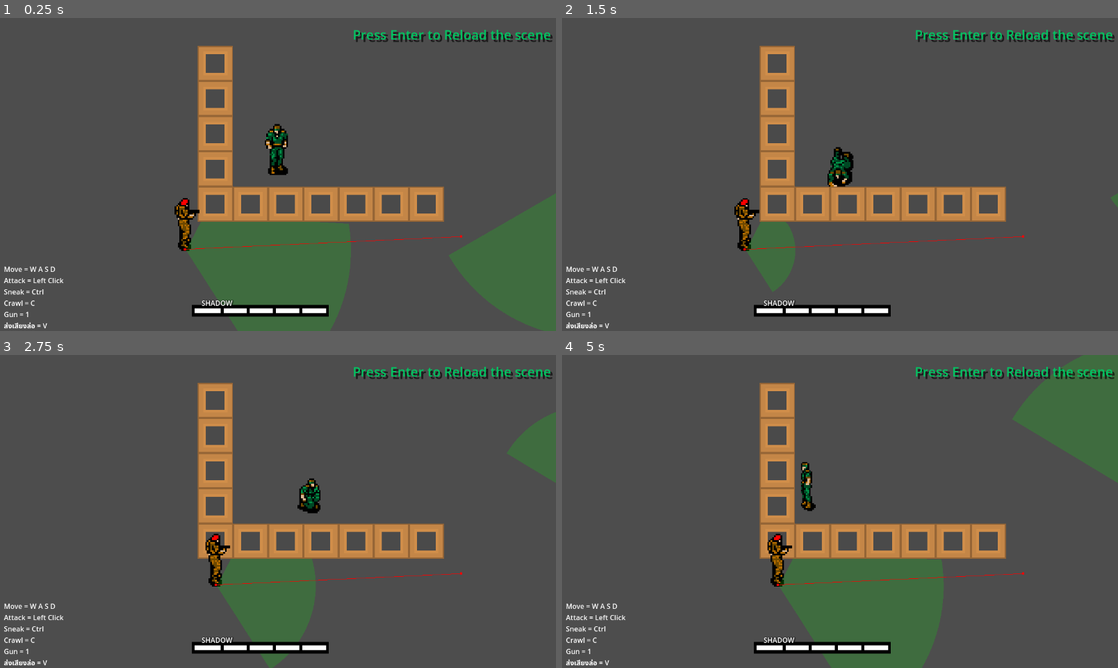
Above: before the commit, frames 1-4 (two rows, left to right).
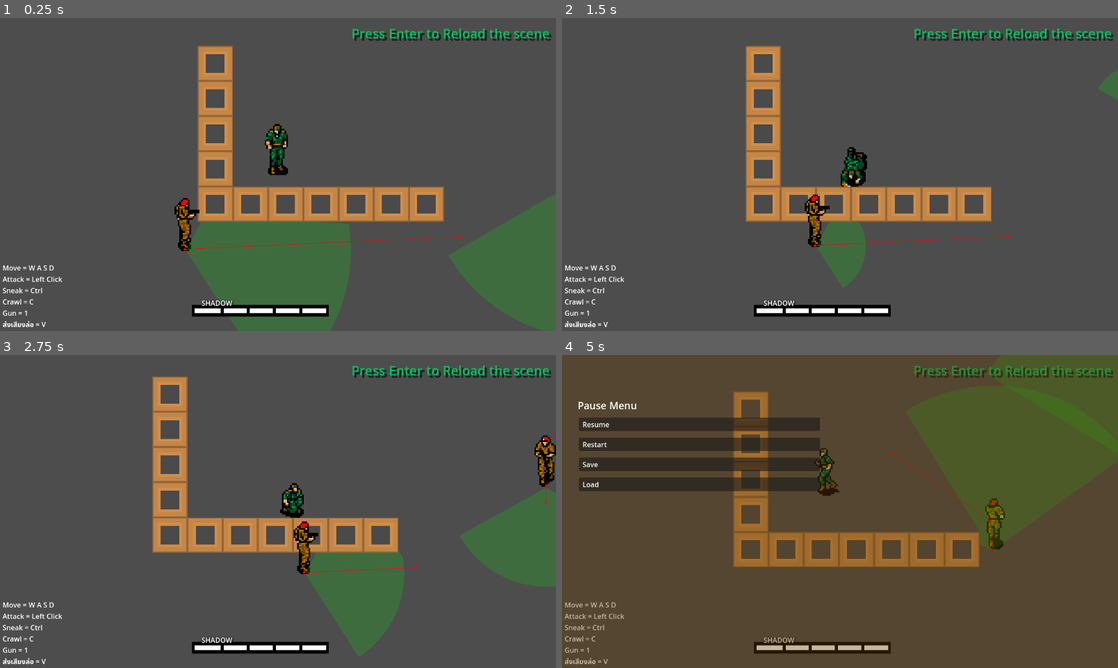
Above: after the commit, the same moments.

Repository: Heisenberg-87s/project_gus
Game: Godot game, scene res://playground.tscn
Two runs of this game, one before a commit and one after it. Both use one fixed random seed, a clock stepped at 60 frames per second and the inputs below. Video files are missing from this copy of the repository; at most half a second of black plays in their place.
Inputs (mouse positions are in pixels of both pictures, inside the frame that each line leads up to):
- Up to frame 1 (0.25 s): no input
- Up to frame 2 (1.5 s): tap Enter (reload_scene) at 0.5, 1.25 s; move the mouse to (962, 158) at 0.52 s; hold D (right) 0.53-1.28 s; hold C (crawl) 0.53-1.28 s; click (962, 158) at 0.6 s; move the mouse to (728, 190) at 1.27 s; hold S (down) from 1.28 s (still down); tap C (crawl) at 1.35 s
- Up to frame 3 (2.75 s): tap Ctrl (sneak) at 1.55 s; tap Enter (reload_scene) at 2 s; move the mouse to (333, 442) at 2.02 s; release S (down) at 2.03 s; hold D (right) from 2.03 s (still down); hold Ctrl (sneak) from 2.03 s (still down); click (333, 442) at 2.3 s
- Up to frame 4 (5 s): tap Enter (reload_scene) at 2.75, 3.5, 4.15, 4.25 s; move the mouse to (812, 574) at 2.77 s; release D (right) at 2.78 s; release Ctrl (sneak) at 2.78 s; hold W (up) 2.78-3.53 s; click (812, 574) at 2.85 s; tap C (crawl) at 3.05 s; move the mouse to (1006, 558) at 3.52 s; hold C (crawl) 3.53-4.28 s; hold A (left) from 3.53 s (still down); tap Ctrl (sneak) at 3.8 s; move the mouse to (673, 464) at 4.27 s; tap Shift (run) at 4.35 s; click (673, 464) at 4.55 s; tap Escape (pause, bound only after the commit) at 4.9 s

The runs differ from the first frame. In frame 1, 1.4% of the frame differs, in the area x 0-100%, y 3-100%; in frame 2, 11%; in frame 3, 23%; in frame 4, 96%, in the area x 0-100%, y 0-100%.

Commit message:
Pause menu

Diff:
--- a/crawl_test.tscn
+++ b/crawl_test.tscn
@@ -612,7 +612,35 @@
 
 [node name="Enemy" parent="Ysortobject" instance=ExtResource("2_fj53n")]
 position = Vector2(692, 297)
+speed = 120.0
+acceleration = 1400.0
+arrival_distance = 8.0
+wait_time_at_point = 0.1
 patrol_root_path = NodePath("PatrolPoints")
+loop_patrol = true
+ping_patrol = false
+sight_distance = 300.0
+sight_fov_deg = 120.0
+sight_rays = 36
+sight_debug = true
+sight_debug_color_clear = Color(0, 1, 0, 0.18)
+sight_debug_color_alert = Color(1, 0, 0, 0.25)
+muzzle_path = NodePath("")
+combat_pause_duration = 0.6
+combat_search_duration = 10.0
+combat_sight_multiplier = 1.5
+combat_move_speed = 160.0
+stealth_sneak_multiplier = 0.6
+stealth_crawl_multiplier = 0.3
+apply_stealth_to_sight_visual = true
+combat_scan = true
+combat_scan_interval = 0.45
+stun_duration = 1.0
+stun_cooldown_min = 8.0
+stun_cooldown_max = 10.0
+attack_cooldown = 0.1
+muzzle_offset = Vector2(0, 0)
+projectile_speed = 1000.0
 
 [node name="NavTimer" type="Timer" parent="Ysortobject/Enemy"]
 autostart = true
@@ -629,6 +657,5 @@
 [node name="Health_bar" parent="UI" instance=ExtResource("4_23vdc")]
 
 [node name="GameOverUI" parent="UI" instance=ExtResource("5_on1fq")]
-visible = false
 
 [connection signal="timeout" from="Ysortobject/Enemy/NavTimer" to="Ysortobject/Enemy" method="_on_nav_timer_timeout"]
--- a/enemy/enemy.tscn
+++ b/enemy/enemy.tscn
@@ -171,9 +171,38 @@
 platform_floor_layers = 4294967294
 platform_wall_layers = 1
 script = ExtResource("1_2mvqj")
+speed = null
+acceleration = null
+arrival_distance = null
+wait_time_at_point = null
+patrol_root_path = null
+loop_patrol = null
+ping_patrol = null
+sight_distance = null
+sight_fov_deg = null
+sight_rays = null
+sight_debug = null
+sight_debug_color_clear = null
+sight_debug_color_alert = null
 sight_origin_path = NodePath("SightOrigin")
+muzzle_path = null
+combat_pause_duration = null
+combat_search_duration = null
+combat_sight_multiplier = null
+combat_move_speed = null
+stealth_sneak_multiplier = null
+stealth_crawl_multiplier = null
+apply_stealth_to_sight_visual = null
+combat_scan = null
+combat_scan_interval = null
+stun_duration = null
+stun_cooldown_min = null
+stun_cooldown_max = null
 sound_reaction_pause = 0.6
+attack_cooldown = null
 projectile_scene = ExtResource("2_p200p")
+muzzle_offset = null
+projectile_speed = null
 
 [node name="CollisionShape2D" type="CollisionShape2D" parent="."]
 scale = Vector2(0.645, 0.645)
--- a/enemy/script/enemy.gd
+++ b/enemy/script/enemy.gd
@@ -23,8 +23,8 @@
 # -----------------------
 # การตั้งค่าการมอง/การตรวจจับ
 # -----------------------
-const LAYER_WALL: int = 1 << 0  # เปลี่ยนบิตหากเลเยอร์ผนังต่างออกไป
-const LAYER_VENT: int = 128 << 7
+# ปรับให้รวมเลเยอร์กำแพงปกติ (layer 1) และเลเยอร์ 8 (pipes ที่อยากให้บังสายตา)
+const LAYER_WALL: int = (1 << 0) | (1 << 7)  # layer 1 และ layer 8 (ถ้าต้องการเฉพาะ layer 8 ให้เปลี่ยนเป็น 1 << 7)
 
 
 @export var sight_distance: float = 300.0
@@ -80,7 +80,7 @@
 var _sound_reaction_waiting: bool = false
 
 # ---------- การยิง (ใหม่) ----------
-# ถ้าใส่ projectile_scene จะ instance projectile เมื่อยิง
+# ถ้าใส่ projectile_scene จะ instance projectileเมื่อยิง
 @export var attack_cooldown: float = 0.1   # วินาทีระหว่างการยิง
 @export var projectile_scene: PackedScene
 @export var muzzle_offset: Vector2 = Vector2.ZERO
@@ -630,7 +630,8 @@
 	# เริ่มการค้นหา: ใช้ combat_search_duration และเริ่มสแกน
 	# ตั้งค่าเหมือน COMBAT เพื่อให้ sprite หัน/แสดงผลเหมือนกัน
 	_combat_search_timer = combat_search_duration
-	_scan_timer = combat_scan_interval
+	# ใช้ตัวแปรแยกสำหรับความถี่การหมุนในสถานะ SEARCH เพื่อให้ cooldown ที่ชัดเจน
+	_scan_timer = _search_scan_dir_timer
 	_scan_index = _closest_scan_index_to_vector(_last_facing)
 	_search_is_scanning = false
 	ai_state = AIState.SEARCH
@@ -649,8 +650,9 @@
 	_combat_search_timer = max(_combat_search_timer - delta, 0.0)
 	if combat_scan:
 		_scan_timer -= delta
+		# ใช้เวลา cooldown เฉพาะสำหรับ SEARCH (_search_scan_dir_timer) เพื่อชะลอการหมุน
 		if _scan_timer <= 0.0:
-			_scan_timer = combat_scan_interval
+			_scan_timer = _search_scan_dir_timer
 			_scan_index = (_scan_index + 1) % _SCAN_DIRS.size()
 			# เปลี่ยน _last_facing เป็นทิศที่จะสแกน (cardinal) เพื่อให้ animation/flip ถูกต้อง
 			_last_facing = _SCAN_DIRS[_scan_index]
--- a/player/player.tscn
+++ b/player/player.tscn
@@ -54,113 +54,113 @@
 atlas = ExtResource("2_qjkh3")
 region = Rect2(430, 9, 18, 34)
 
+[sub_resource type="AtlasTexture" id="AtlasTexture_rptt4"]
+atlas = ExtResource("2_qjkh3")
+region = Rect2(336, 90, 18, 26)
+
+[sub_resource type="AtlasTexture" id="AtlasTexture_pnw6m"]
+atlas = ExtResource("2_qjkh3")
+region = Rect2(168, 17, 18, 34)
+
+[sub_resource type="AtlasTexture" id="AtlasTexture_2ieo8"]
+atlas = ExtResource("2_qjkh3")
+region = Rect2(187, 52, 18, 34)
+
+[sub_resource type="AtlasTexture" id="AtlasTexture_ebec5"]
+atlas = ExtResource("2_qjkh3")
+region = Rect2(187, 17, 18, 34)
+
+[sub_resource type="AtlasTexture" id="AtlasTexture_rkbax"]
+atlas = ExtResource("2_qjkh3")
+region = Rect2(168, 17, 18, 34)
+
+[sub_resource type="AtlasTexture" id="AtlasTexture_b8hi5"]
+atlas = ExtResource("2_qjkh3")
+region = Rect2(187, 52, 18, 34)
+
+[sub_resource type="AtlasTexture" id="AtlasTexture_g1dw6"]
+atlas = ExtResource("2_qjkh3")
+region = Rect2(206, 17, 18, 34)
+
+[sub_resource type="AtlasTexture" id="AtlasTexture_qjkh3"]
+atlas = ExtResource("2_qjkh3")
+region = Rect2(282, 17, 18, 34)
+
+[sub_resource type="AtlasTexture" id="AtlasTexture_yw30f"]
+atlas = ExtResource("2_qjkh3")
+region = Rect2(244, 17, 18, 34)
+
+[sub_resource type="AtlasTexture" id="AtlasTexture_q28gw"]
+atlas = ExtResource("2_qjkh3")
+region = Rect2(225, 52, 18, 34)
+
+[sub_resource type="AtlasTexture" id="AtlasTexture_2uvqg"]
+atlas = ExtResource("2_qjkh3")
+region = Rect2(187, 52, 18, 34)
+
+[sub_resource type="AtlasTexture" id="AtlasTexture_w7j2h"]
+atlas = ExtResource("2_qjkh3")
+region = Rect2(301, 52, 18, 34)
+
+[sub_resource type="AtlasTexture" id="AtlasTexture_1so5t"]
+atlas = ExtResource("2_qjkh3")
+region = Rect2(263, 52, 18, 34)
+
+[sub_resource type="AtlasTexture" id="AtlasTexture_yllr7"]
+atlas = ExtResource("2_qjkh3")
+region = Rect2(225, 17, 18, 34)
+
+[sub_resource type="AtlasTexture" id="AtlasTexture_wodsf"]
+atlas = ExtResource("2_qjkh3")
+region = Rect2(301, 17, 18, 34)
+
+[sub_resource type="AtlasTexture" id="AtlasTexture_kb6p2"]
+atlas = ExtResource("2_qjkh3")
+region = Rect2(263, 17, 18, 34)
+
+[sub_resource type="AtlasTexture" id="AtlasTexture_r7pn3"]
+atlas = ExtResource("2_qjkh3")
+region = Rect2(374, 90, 18, 26)
+
+[sub_resource type="AtlasTexture" id="AtlasTexture_n0b8q"]
+atlas = ExtResource("2_qjkh3")
+region = Rect2(355, 117, 18, 26)
+
+[sub_resource type="AtlasTexture" id="AtlasTexture_1s1yo"]
+atlas = ExtResource("2_qjkh3")
+region = Rect2(355, 90, 18, 26)
+
+[sub_resource type="AtlasTexture" id="AtlasTexture_jfgyi"]
+atlas = ExtResource("2_qjkh3")
+region = Rect2(355, 117, 18, 26)
+
+[sub_resource type="AtlasTexture" id="AtlasTexture_237xx"]
+atlas = ExtResource("2_qjkh3")
+region = Rect2(393, 117, 18, 26)
+
+[sub_resource type="AtlasTexture" id="AtlasTexture_5ejfk"]
+atlas = ExtResource("2_qjkh3")
+region = Rect2(393, 90, 18, 26)
+
+[sub_resource type="AtlasTexture" id="AtlasTexture_7crtr"]
+atlas = ExtResource("2_qjkh3")
+region = Rect2(225, 52, 18, 34)
+
+[sub_resource type="AtlasTexture" id="AtlasTexture_wpyo2"]
+atlas = ExtResource("2_qjkh3")
+region = Rect2(187, 52, 18, 34)
+
+[sub_resource type="AtlasTexture" id="AtlasTexture_a1u5o"]
+atlas = ExtResource("2_qjkh3")
+region = Rect2(301, 52, 18, 34)
+
+[sub_resource type="AtlasTexture" id="AtlasTexture_vgvch"]
+atlas = ExtResource("2_qjkh3")
+region = Rect2(263, 52, 18, 34)
+
 [sub_resource type="AtlasTexture" id="AtlasTexture_g6k8r"]
 atlas = ExtResource("2_qjkh3")
 region = Rect2(1, 17, 18, 33)
-
-[sub_resource type="AtlasTexture" id="AtlasTexture_rptt4"]
-atlas = ExtResource("2_qjkh3")
-region = Rect2(336, 90, 18, 26)
-
-[sub_resource type="AtlasTexture" id="AtlasTexture_pnw6m"]
-atlas = ExtResource("2_qjkh3")
-region = Rect2(168, 17, 18, 34)
-
-[sub_resource type="AtlasTexture" id="AtlasTexture_2ieo8"]
-atlas = ExtResource("2_qjkh3")
-region = Rect2(187, 52, 18, 34)
-
-[sub_resource type="AtlasTexture" id="AtlasTexture_ebec5"]
-atlas = ExtResource("2_qjkh3")
-region = Rect2(187, 17, 18, 34)
-
-[sub_resource type="AtlasTexture" id="AtlasTexture_rkbax"]
-atlas = ExtResource("2_qjkh3")
-region = Rect2(168, 17, 18, 34)
-
-[sub_resource type="AtlasTexture" id="AtlasTexture_b8hi5"]
-atlas = ExtResource("2_qjkh3")
-region = Rect2(187, 52, 18, 34)
-
-[sub_resource type="AtlasTexture" id="AtlasTexture_g1dw6"]
-atlas = ExtResource("2_qjkh3")
-region = Rect2(206, 17, 18, 34)
-
-[sub_resource type="AtlasTexture" id="AtlasTexture_qjkh3"]
-atlas = ExtResource("2_qjkh3")
-region = Rect2(282, 17, 18, 34)
-
-[sub_resource type="AtlasTexture" id="AtlasTexture_yw30f"]
-atlas = ExtResource("2_qjkh3")
-region = Rect2(244, 17, 18, 34)
-
-[sub_resource type="AtlasTexture" id="AtlasTexture_q28gw"]
-atlas = ExtResource("2_qjkh3")
-region = Rect2(225, 52, 18, 34)
-
-[sub_resource type="AtlasTexture" id="AtlasTexture_2uvqg"]
-atlas = ExtResource("2_qjkh3")
-region = Rect2(187, 52, 18, 34)
-
-[sub_resource type="AtlasTexture" id="AtlasTexture_w7j2h"]
-atlas = ExtResource("2_qjkh3")
-region = Rect2(301, 52, 18, 34)
-
-[sub_resource type="AtlasTexture" id="AtlasTexture_1so5t"]
-atlas = ExtResource("2_qjkh3")
-region = Rect2(263, 52, 18, 34)
-
-[sub_resource type="AtlasTexture" id="AtlasTexture_yllr7"]
-atlas = ExtResource("2_qjkh3")
-region = Rect2(225, 17, 18, 34)
-
-[sub_resource type="AtlasTexture" id="AtlasTexture_wodsf"]
-atlas = ExtResource("2_qjkh3")
-region = Rect2(301, 17, 18, 34)
-
-[sub_resource type="AtlasTexture" id="AtlasTexture_kb6p2"]
-atlas = ExtResource("2_qjkh3")
-region = Rect2(263, 17, 18, 34)
-
-[sub_resource type="AtlasTexture" id="AtlasTexture_r7pn3"]
-atlas = ExtResource("2_qjkh3")
-region = Rect2(374, 90, 18, 26)
-
-[sub_resource type="AtlasTexture" id="AtlasTexture_n0b8q"]
-atlas = ExtResource("2_qjkh3")
-region = Rect2(355, 117, 18, 26)
-
-[sub_resource type="AtlasTexture" id="AtlasTexture_1s1yo"]
-atlas = ExtResource("2_qjkh3")
-region = Rect2(355, 90, 18, 26)
-
-[sub_resource type="AtlasTexture" id="AtlasTexture_jfgyi"]
-atlas = ExtResource("2_qjkh3")
-region = Rect2(355, 117, 18, 26)
-
-[sub_resource type="AtlasTexture" id="AtlasTexture_237xx"]
-atlas = ExtResource("2_qjkh3")
-region = Rect2(393, 117, 18, 26)
-
-[sub_resource type="AtlasTexture" id="AtlasTexture_5ejfk"]
-atlas = ExtResource("2_qjkh3")
-region = Rect2(393, 90, 18, 26)
-
-[sub_resource type="AtlasTexture" id="AtlasTexture_7crtr"]
-atlas = ExtResource("2_qjkh3")
-region = Rect2(225, 52, 18, 34)
-
-[sub_resource type="AtlasTexture" id="AtlasTexture_wpyo2"]
-atlas = ExtResource("2_qjkh3")
-region = Rect2(187, 52, 18, 34)
-
-[sub_resource type="AtlasTexture" id="AtlasTexture_a1u5o"]
-atlas = ExtResource("2_qjkh3")
-region = Rect2(301, 52, 18, 34)
-
-[sub_resource type="AtlasTexture" id="AtlasTexture_vgvch"]
-atlas = ExtResource("2_qjkh3")
-region = Rect2(263, 52, 18, 34)
 
 [sub_resource type="AtlasTexture" id="AtlasTexture_3dxkp"]
 atlas = ExtResource("2_qjkh3")
@@ -304,9 +304,6 @@
 "speed": 5.0
 }, {
 "frames": [{
-"duration": 1.0,
-"texture": SubResource("AtlasTexture_g6k8r")
-}, {
 "duration": 1.0,
 "texture": SubResource("AtlasTexture_rptt4")
 }, {
@@ -836,8 +833,7 @@
 [node name="AnimatedSprite2D" type="AnimatedSprite2D" parent="."]
 y_sort_enabled = true
 sprite_frames = SubResource("SpriteFrames_2fgmn")
-animation = &"death"
-frame_progress = 0.7616582
+animation = &"punch_down"
 offset = Vector2(0, -16.14)
 
 [node name="AudioStreamPlayer2D" type="AudioStreamPlayer2D" parent="."]
@@ -846,6 +842,10 @@
 zoom = Vector2(1.265, 1.265)
 drag_horizontal_enabled = true
 drag_vertical_enabled = true
+drag_left_margin = 0.05
+drag_top_margin = 0.1
+drag_right_margin = 0.05
+drag_bottom_margin = 0.05
 editor_draw_limits = true
 editor_draw_drag_margin = true
 
@@ -920,7 +920,7 @@
 
 [node name="PunchPoint_down" type="Marker2D" parent="."]
 visible = false
-position = Vector2(0, 0.666667)
+position = Vector2(0, -16.666668)
 
 [node name="PunchPoint_up" type="Marker2D" parent="."]
 visible = false
--- a/player/script/player.gd
+++ b/player/script/player.gd
@@ -90,7 +90,7 @@
 # ===== HEALTH / DAMAGE =====
 @export var max_health: int = 100
 var health: int = 100
-@export var invuln_time: float = 3.0
+@export var invuln_time: float = 2.0
 var _invuln_timer: float = 0.0
 
 signal died
@@ -285,9 +285,7 @@
 	if state == State.PUNCH and not _punch_auto_end_by_anim and _punch_timer <= 0.0:
 		_end_punch()
 	_update_animation()
-	# ---- Reload scene ----
-	if Input.is_action_just_pressed("reload_scene"):
-		get_tree().reload_current_scene()
+
 
 func _physics_process(delta: float) -> void:
 	var target_speed: float = _get_speed_for_state()
--- a/playground.tscn
+++ b/playground.tscn
@@ -6,6 +6,7 @@
 [ext_resource type="PackedScene" uid="uid://cd1fmymmeibu0" path="res://reloadui.tscn" id="4_is3ju"]
 [ext_resource type="PackedScene" uid="uid://kml0362lhw4h" path="res://health_bar.tscn" id="5_o00ia"]
 [ext_resource type="PackedScene" uid="uid://cydk53nqabmss" path="res://ui/game_over_panel.tscn" id="6_4bqqs"]
+[ext_resource type="PackedScene" uid="uid://lljyty4qe7fo" path="res://ui/pause_menu.tscn" id="6_ynsuh"]
 
 [sub_resource type="NavigationPolygon" id="NavigationPolygon_m8u5f"]
 vertices = PackedVector2Array(916, 532, 1263, 692.84375, 22.851563, 683.14844, 428, 532, 1263, 18.03125, 916, 428, 18.140625, 19.960938, 428, 172, 532, 172, 532, 428)
@@ -589,8 +590,35 @@
 
 [node name="Enemy" parent="Ysortobject" instance=ExtResource("3_m8u5f")]
 position = Vector2(403, 563)
+speed = 120.0
+acceleration = 1400.0
+arrival_distance = 8.0
 wait_time_at_point = 0.0
 patrol_root_path = NodePath("PatrolPoints")
+loop_patrol = true
+ping_patrol = false
+sight_distance = 300.0
+sight_fov_deg = 120.0
+sight_rays = 36
+sight_debug = true
+sight_debug_color_clear = Color(0, 1, 0, 0.18)
+sight_debug_color_alert = Color(1, 0, 0, 0.25)
+muzzle_path = NodePath("")
+combat_pause_duration = 0.6
+combat_search_duration = 10.0
+combat_sight_multiplier = 1.5
+combat_move_speed = 160.0
+stealth_sneak_multiplier = 0.6
+stealth_crawl_multiplier = 0.3
+apply_stealth_to_sight_visual = true
+combat_scan = true
+combat_scan_interval = 0.45
+stun_duration = 1.0
+stun_cooldown_min = 8.0
+stun_cooldown_max = 10.0
+attack_cooldown = 0.1
+muzzle_offset = Vector2(0, 0)
+projectile_speed = 1000.0
 
 [node name="NavTimer" type="Timer" parent="Ysortobject/Enemy"]
 autostart = true
@@ -613,8 +641,35 @@
 
 [node name="Enemy2" parent="Ysortobject" instance=ExtResource("3_m8u5f")]
 position = Vector2(1164, 421)
+speed = 120.0
+acceleration = 1400.0
+arrival_distance = 8.0
 wait_time_at_point = 0.6
 patrol_root_path = NodePath("PatrolPoints")
+loop_patrol = true
+ping_patrol = false
+sight_distance = 300.0
+sight_fov_deg = 120.0
+sight_rays = 36
+sight_debug = true
+sight_debug_color_clear = Color(0, 1, 0, 0.18)
+sight_debug_color_alert = Color(1, 0, 0, 0.25)
+muzzle_path = NodePath("")
+combat_pause_duration = 0.6
+combat_search_duration = 10.0
+combat_sight_multiplier = 1.5
+combat_move_speed = 160.0
+stealth_sneak_multiplier = 0.6
+stealth_crawl_multiplier = 0.3
+apply_stealth_to_sight_visual = true
+combat_scan = true
+combat_scan_interval = 0.45
+stun_duration = 1.0
+stun_cooldown_min = 8.0
+stun_cooldown_max = 10.0
+attack_cooldown = 0.1
+muzzle_offset = Vector2(0, 0)
+projectile_speed = 1000.0
 
 [node name="NavTimer" type="Timer" parent="Ysortobject/Enemy2"]
 autostart = true
@@ -628,16 +683,13 @@
 
 [node name="UI" type="CanvasLayer" parent="."]
 
+[node name="Health_bar" parent="UI" instance=ExtResource("5_o00ia")]
+
 [node name="Control" parent="UI" instance=ExtResource("4_is3ju")]
-offset_left = 3.0
-offset_top = 3.0
-offset_right = 3.0
-offset_bottom = 3.0
-
-[node name="Health_bar" parent="UI" instance=ExtResource("5_o00ia")]
 
 [node name="GameOverUI" parent="UI" instance=ExtResource("6_4bqqs")]
-visible = false
+
+[node name="PauseMenu" parent="UI" instance=ExtResource("6_ynsuh")]
 
 [connection signal="timeout" from="Ysortobject/Enemy/NavTimer" to="Ysortobject/Navigation2D" method="_on_nav_timer_timeout"]
 [connection signal="timeout" from="Ysortobject/Enemy/NavTimer" to="Ysortobject/Enemy" method="_on_nav_timer_timeout"]
--- a/project.godot
+++ b/project.godot
@@ -93,6 +93,11 @@
 "events": [Object(InputEventKey,"resource_local_to_scene":false,"resource_name":"","device":-1,"window_id":0,"alt_press …(192 unchanged characters)…
 ]
 }
+pause={
+"deadzone": 0.2,
+"events": [Object(InputEventKey,"resource_local_to_scene":false,"resource_name":"","device":-1,"window_id":0,"alt_pressed":false,"shift_pressed":false,"ctrl_pressed":false,"meta_pressed":false,"pressed":false,"keycode":0,"physical_keycode":4194305,"key_label":0,"unicode":0,"location":0,"echo":false,"script":null)
+]
+}
 
 [layer_names]
 
--- /dev/null
+++ b/ui/pause_menu.gd
@@ -0,0 +1,20 @@
+extends Control
+
+var _is_paused:bool = false:
+	set(value):
+		_is_paused = value
+		get_tree().paused = _is_paused
+		visible = _is_paused
+
+# set state of pausing
+func _unhandled_input(event: InputEvent) -> void:
+	if event.is_action_pressed("pause"):
+		_is_paused = !_is_paused
+
+# set the button behave
+func _on_resume_pressed() -> void:
+	_is_paused = false
+
+func _on_restart_pressed() -> void:
+	_is_paused = false
+	get_tree().reload_current_scene()
--- /dev/null
+++ b/ui/pause_menu.tscn
@@ -0,0 +1,96 @@
+[gd_scene load_steps=5 format=3 uid="uid://lljyty4qe7fo"]
+
+[ext_resource type="Script" uid="uid://bpl0apb6qvlg1" path="res://ui/pause_menu.gd" id="1_50142"]
+
+[sub_resource type="StyleBoxFlat" id="StyleBoxFlat_ejwgg"]
+bg_color = Color(0.6, 0.6, 0.6, 0)
+
+[sub_resource type="StyleBoxFlat" id="StyleBoxFlat_50142"]
+content_margin_left = 3.0
+content_margin_top = 10.0
+content_margin_right = 3.0
+content_margin_bottom = 3.0
+bg_color = Color(0.47058824, 0.5921569, 0.4509804, 0)
+
+[sub_resource type="Theme" id="Theme_ejwgg"]
+Button/colors/font_color = Color(1, 1, 1, 1)
+Button/colors/font_outline_color = Color(0, 0, 0, 1)
+Button/colors/icon_pressed_color = Color(1, 0.4225852, 0.28988495, 1)
+PanelContainer/styles/panel = SubResource("StyleBoxFlat_50142")
+RichTextLabel/font_sizes/normal_font_size = 23
+
+[node name="PauseMenu" type="Control"]
+process_mode = 3
+visible = false
+layout_mode = 3
+anchors_preset = 15
+anchor_right = 1.0
+anchor_bottom = 1.0
+grow_horizontal = 2
+grow_vertical = 2
+script = ExtResource("1_50142")
+
+[node name="ColorRect" type="ColorRect" parent="."]
+layout_mode = 1
+anchors_preset = 15
+anchor_right = 1.0
+anchor_bottom = 1.0
+grow_horizontal = 2
+grow_vertical = 2
+color = Color(0.3764706, 0.23137255, 0, 0.37254903)
+
+[node name="PanelContainer" type="PanelContainer" parent="."]
+layout_mode = 0
+offset_left = 36.0
+offset_top = 100.0
+offset_right = 597.0
+offset_bottom = 410.0
+theme_override_styles/panel = SubResource("StyleBoxFlat_ejwgg")
+
+[node name="VBoxContainer" type="VBoxContainer" parent="PanelContainer"]
+layout_mode = 2
+theme = SubResource("Theme_ejwgg")
+theme_override_constants/separation = 2
+
+[node name="RichTextLabel" type="RichTextLabel" parent="PanelContainer/VBoxContainer"]
+layout_mode = 2
+text = "Pause Menu"
+fit_content = true
+
+[node name="PanelContainer" type="PanelContainer" parent="PanelContainer/VBoxContainer"]
+layout_mode = 2
+
+[node name="Resume" type="Button" parent="PanelContainer/VBoxContainer/PanelContainer"]
+layout_mode = 2
+text = " Resume"
+alignment = 0
+expand_icon = true
+
+[node name="PanelContainer4" type="PanelContainer" parent="PanelContainer/VBoxContainer"]
+layout_mode = 2
+
+[node name="Restart" type="Button" parent="PanelContainer/VBoxContainer/PanelContainer4"]
+layout_mode = 2
+text = " Restart"
+alignment = 0
+expand_icon = true
+
+[node name="PanelContainer2" type="PanelContainer" parent="PanelContainer/VBoxContainer"]
+layout_mode = 2
+
+[node name="Button" type="Button" parent="PanelContainer/VBoxContainer/PanelContainer2"]
+layout_mode = 2
+text = " Save"
+alignment = 0
+
+[node name="PanelContainer3" type="PanelContainer" parent="PanelContainer/VBoxContainer"]
+layout_mode = 2
+
+[node name="Button" type="Button" parent="PanelContainer/VBoxContainer/PanelContainer3"]
+layout_mode = 2
+text = " Load"
+alignment = 0
+
+[connection signal="pressed" from="PanelContainer/VBoxContainer/PanelContainer/Resume" to="." method="_on_button_pressed"]
+[connection signal="pressed" from="PanelContainer/VBoxContainer/PanelContainer/Resume" to="." method="_on_resume_pressed"]
+[connection signal="pressed" from="PanelContainer/VBoxContainer/PanelContainer4/Restart" to="." method="_on_restart_pressed"]
Not shown: 1 places in playground.tscn that only renumber resources
Not shown, added: ui/pause_menu.gd.uid
